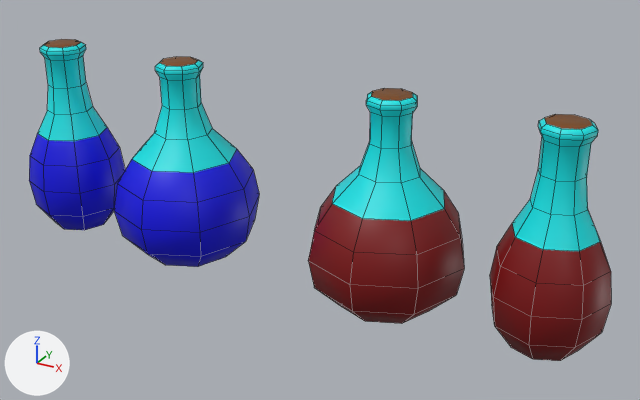
The Blender file addons/inventory_example/3d/items/potions.blend, before and after one commit.
One viewpoint serves both versions: a 50 mm lens placed at (5.46, -8.91, 5.64), pointed at (0.48, 0.15, 1.11). Every picture has the same lights, and +X, +Y and +Z are marked at lower left. Mesh edges are drawn as thin lines.

The first picture shows 'HealthBig', 'HealthNormal', 'ManaBig', 'ManaNormal'.
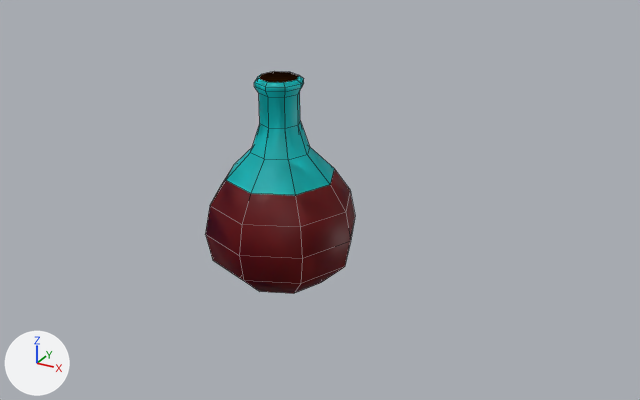
What changed in the scene script:
```text
Change ob_manabig:
    ob_manabig.location: (-1.5, 0.0, 0.0) -> (0.0, 0.0, 0.0)
Change ob_healthbig:
    ob_healthbig.location: (1.5, 0.0, 0.0) -> (0.0, 0.0, 0.0)
Change ob_mananormal:
    ob_mananormal.location: (-3.5, 0.0, 0.0) -> (0.0, 0.0, 0.0)
Change ob_healthnormal:
    ob_healthnormal.location: (3.5, 0.0, 0.0) -> (0.0, 0.0, 0.0)
```

What differs and where, as boxes (x1, y1, x2, y2) in the pictures (640 x 400 px):
'ManaBig', moved: before (114, 57, 259, 267); after (205, 71, 355, 293)
'HealthBig', moved (not visible afterwards): before (308, 88, 464, 324)
'HealthNormal', moved (not visible afterwards): before (490, 114, 611, 361)
'ManaNormal', moved (not visible afterwards): before (29, 39, 125, 230)
